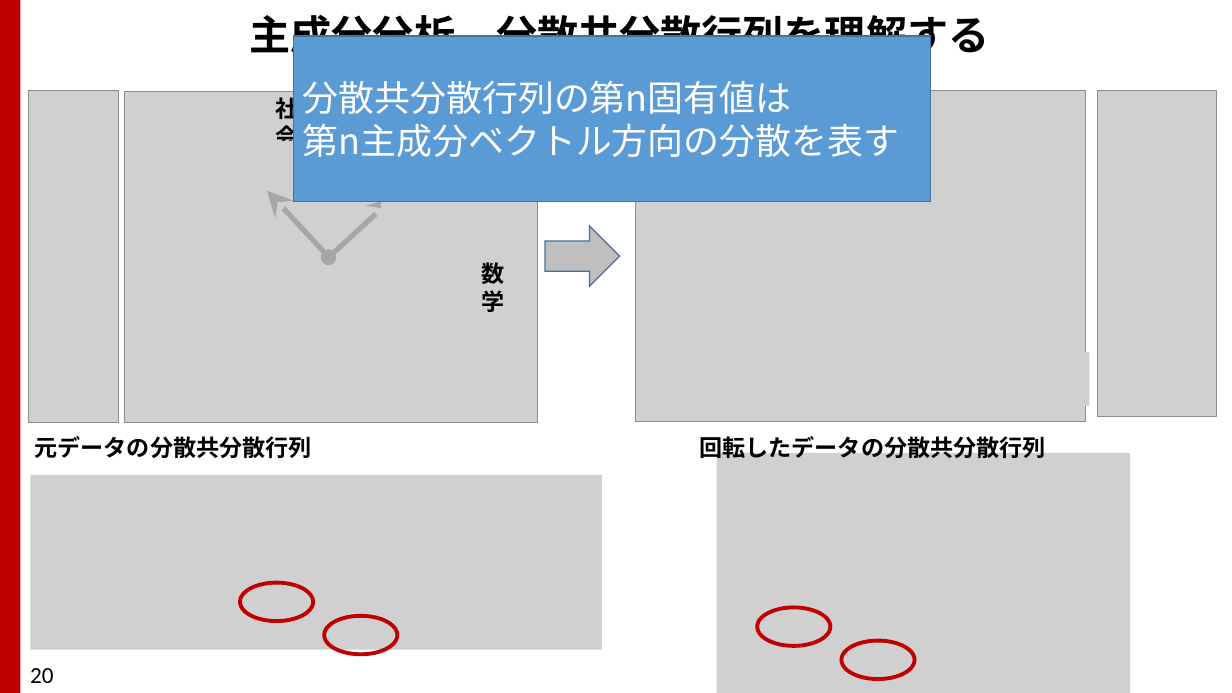
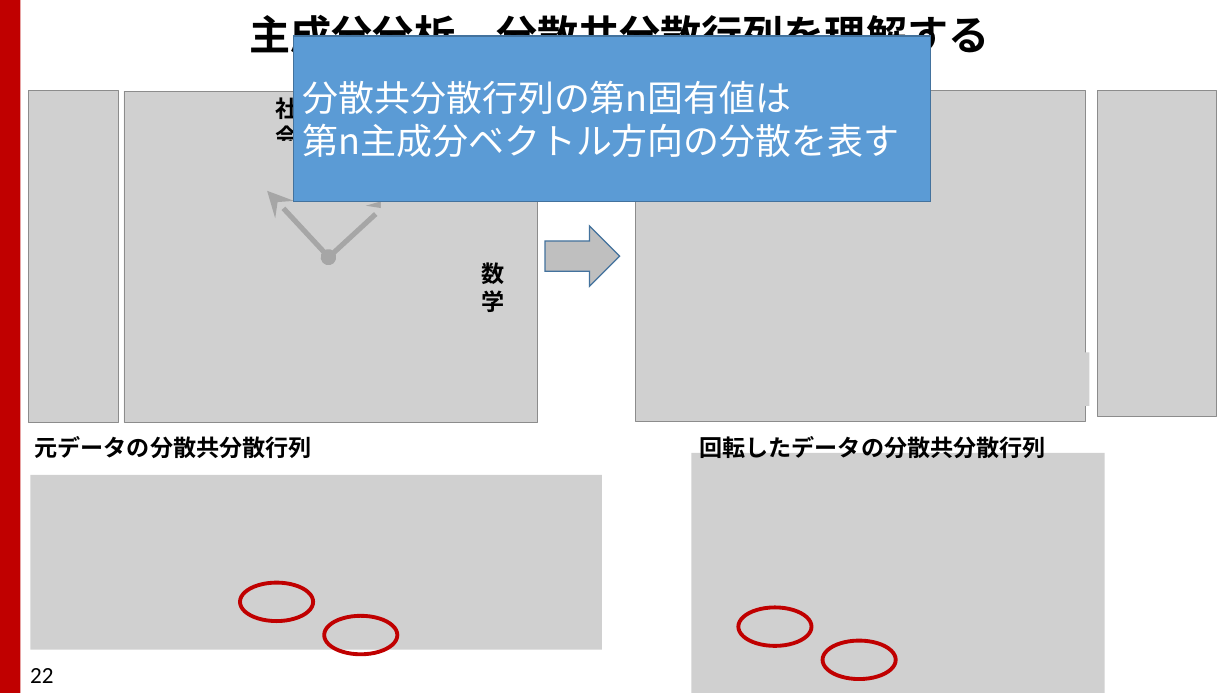
Before and after one commit to TakashiIjiri/TakashiIjiri.github.io, a slide deck: slide 22 of classes/dm2020_2/dm6.pptx (slide 20 before the commit). Drawn at 1232x693 pixels with LibreOffice and Linux fonts; fonts in the diff are those of the drawing; grey boxes stand for pictures; background and template pictures are left out. Boxes give left, top, right and bottom in pixels: in the first picture for what was removed or moved away, otherwise in the second. Text is boxed around its words. In the diff, an @@ line names an element or a change of style, - is before the commit and + after.

```diff
--- a/classes/dm2020_2/dm6.pptx
+++ b/classes/dm2020_2/dm6.pptx
@@ picture: place and size @@
-picture at <box>717,453,1130,693</box>
+picture at <box>691,453,1104,693</box>
@@ ellipse: place and size @@
-ellipse at <box>757,607,830,646</box>
+ellipse at <box>738,607,811,646</box>
@@ ellipse: place and size @@
-ellipse at <box>842,640,915,679</box>
+ellipse at <box>823,640,896,679</box>
@@ page number at <box>30,668,53,683</box>: text changed @@
-20
+22
```
Also in this commit, not shown: 10 other slides changed, 2 slides added, 1 slide removed, 3 other files.
